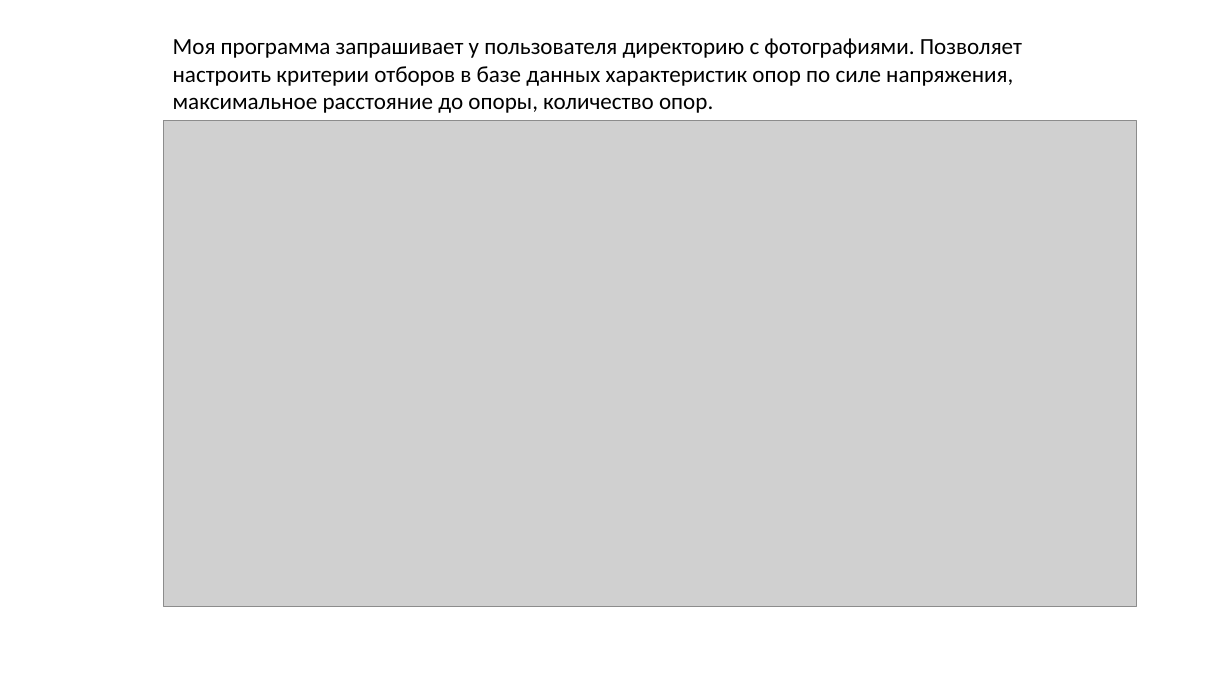
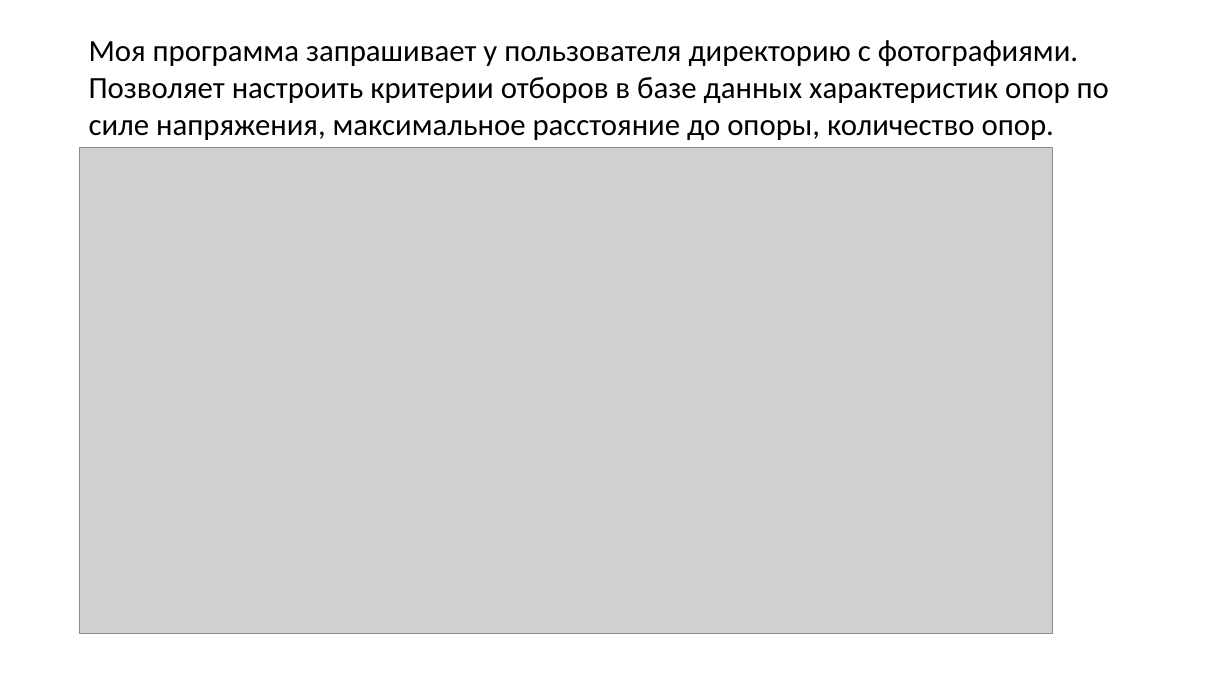
Before and after one commit to korbinat/GeoPhoto, a slide deck: slide 6 of Презентация программы.pptx (slide 5 before the commit). Drawn at 1232x693 pixels with LibreOffice and Linux fonts; fonts in the diff are those of the drawing; grey boxes stand for pictures. Boxes give left, top, right and bottom in pixels: in the first picture for what was removed or moved away, otherwise in the second. Text is boxed around its words. In the diff, an @@ line names an element or a change of style, - is before the commit and + after.

```diff
--- a/Презентация программы.pptx
+++ b/Презентация программы.pptx
@@ text "Моя программа запрашивает у пользователя ...": place and size @@
-text "Моя программа запрашивает у пользователя ..." at bbox=[173, 38, 1022, 113]
+text "Моя программа запрашивает у пользователя ..." at bbox=[89, 40, 1109, 140]
@@ text "Моя программа запрашивает у пользователя ..." at bbox=[89, 40, 1109, 140]: size 18 to 24 pt @@
@@ picture: place and size @@
-picture at bbox=[164, 120, 1137, 607]
+picture at bbox=[79, 147, 1053, 634]
```
Also in this commit, not shown: 6 other slides changed, 2 slides added, 1 slide removed.
